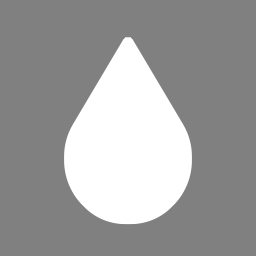
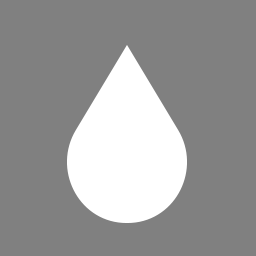
The second 256px x 256px image is a revision of the first. Changes to its layers:
hid "Calque 6" over <box>64,37,192,225</box>
added layer "Calque 11" above "Calque 9" over <box>67,45,187,223</box>
